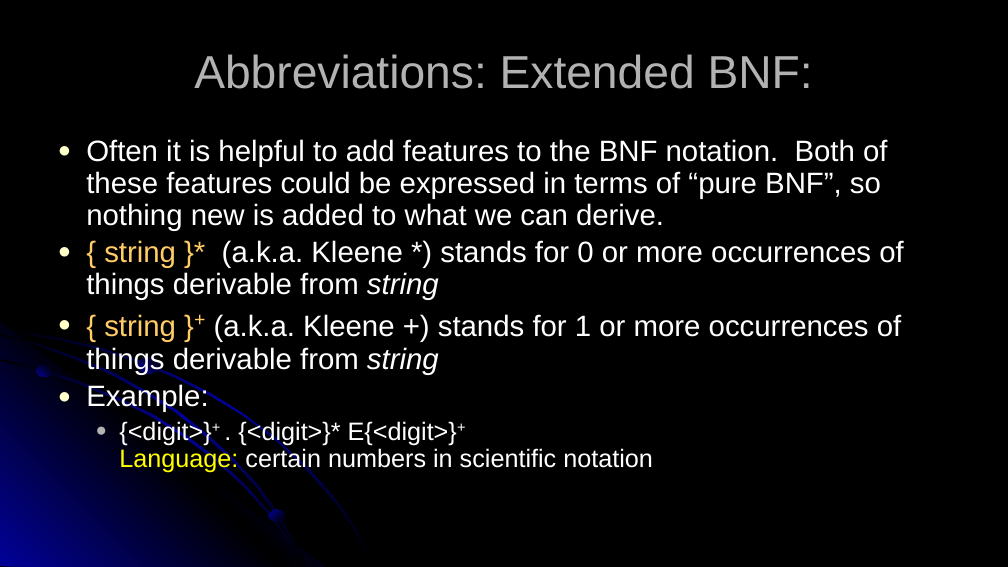
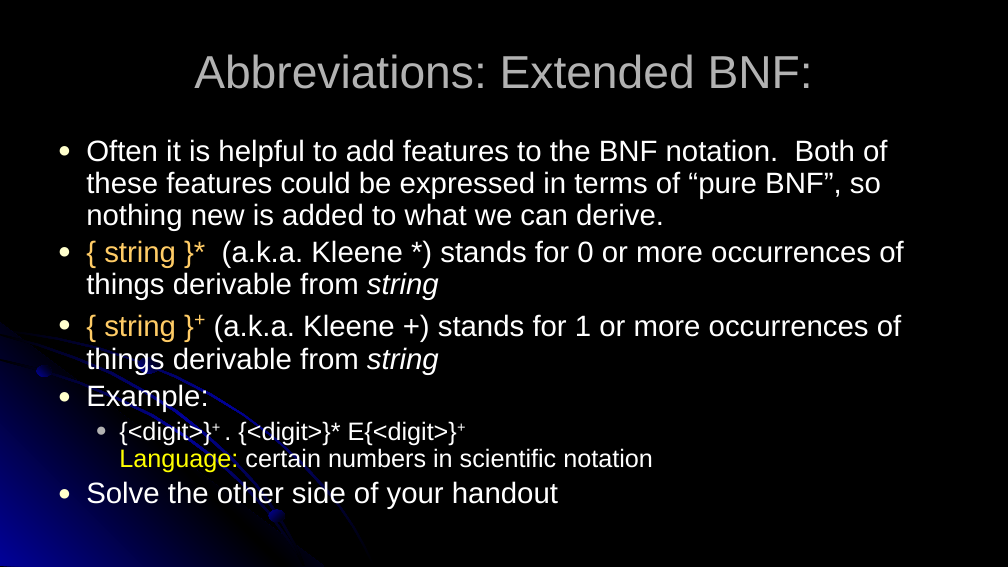
Before and after one commit to RHIT-CSSE/csse304, a slide deck: slide 7 of ClassMaterials/GrammarsAndLanguages/GrammarsAndLanguages.pptx (slide 8 before the commit). Drawn at 1008x567 pixels with LibreOffice and Linux fonts; fonts in the diff are those of the drawing. Boxes give left, top, right and bottom in pixels: in the first picture for what was removed or moved away, otherwise in the second. Text is boxed around its words. In the diff, an @@ line names an element or a change of style, - is before the commit and + after.

```diff
--- a/ClassMaterials/GrammarsAndLanguages/GrammarsAndLanguages.pptx
+++ b/ClassMaterials/GrammarsAndLanguages/GrammarsAndLanguages.pptx
@@ text at box(86, 480, 558, 509): paragraph added @@
+● Solve the other side of your handout
```
Also in this commit, not shown: 1 other slide changed, 3 slides removed, 3 other files.
